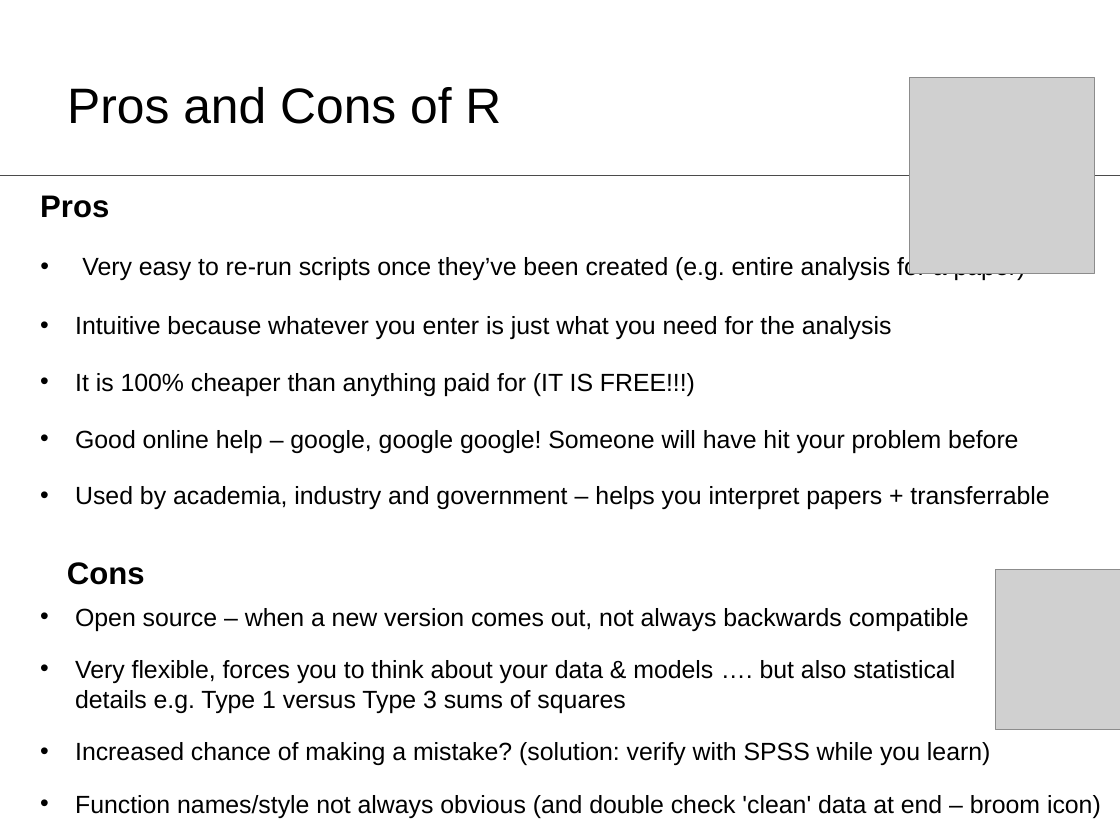
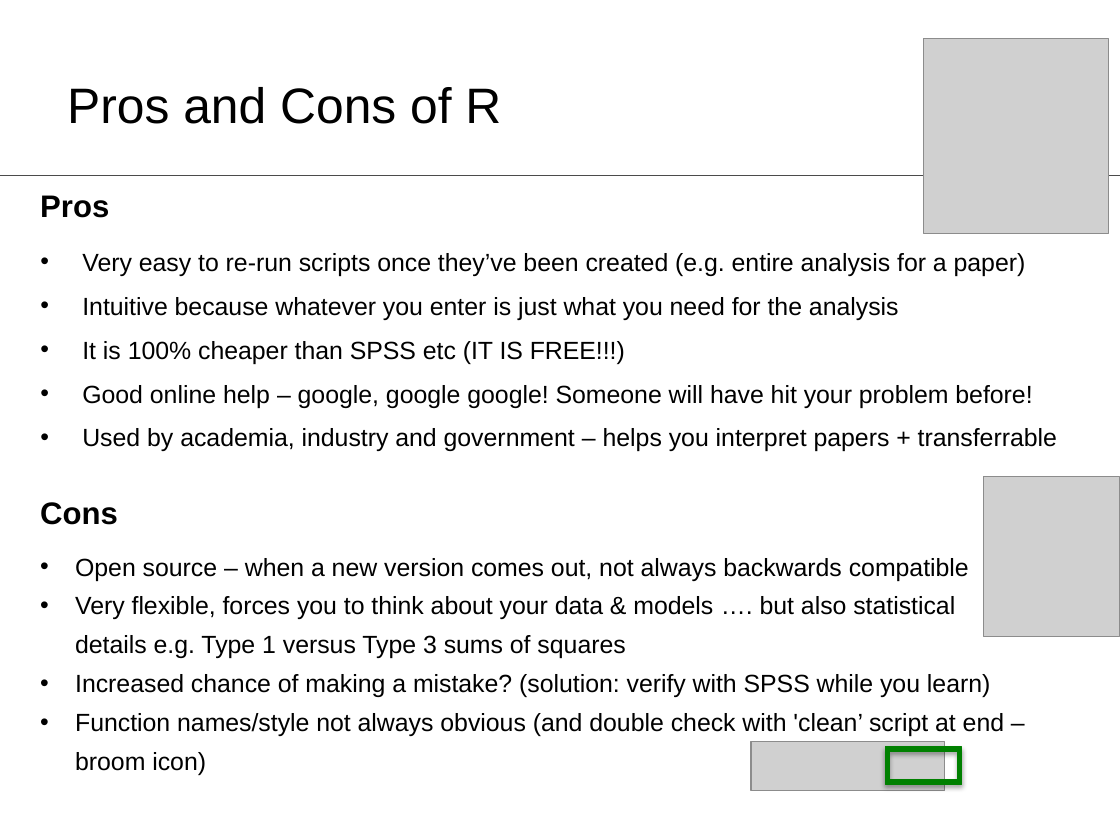
Before and after one commit to ClareSutherland/BasicR, a slide deck: slide 26 of R_workshop1_slides.pptx (slide 22 before the commit). Drawn at 1120x840 pixels with LibreOffice and Linux fonts; fonts in the diff are those of the drawing; grey boxes stand for pictures. Boxes give left, top, right and bottom in pixels: in the first picture for what was removed or moved away, otherwise in the second. Text is boxed around its words. In the diff, an @@ line names an element or a change of style, - is before the commit and + after.

```diff
--- a/R_workshop1_slides.pptx
+++ b/R_workshop1_slides.pptx
@@ picture: place and size @@
-picture at (909, 77, 1094, 273)
+picture at (924, 38, 1109, 234)
@@ text at (82, 253, 1026, 276): line spacing 1 to 25pt @@
@@ text at (82, 297, 1057, 451): paragraphs added @@
+• Intuitive because whatever you enter is just what you need for the analysis
+• It is 100% cheaper than SPSS etc (IT IS FREE!!!)
+• Good online help – google, google google! Someone will have hit your problem before!
+• Used by academia, industry and government – helps you interpret papers + transferrable
@@ text removed at (75, 316, 892, 339) @@
-• Intuitive because whatever you enter is just what you need for the analysis
@@ text removed at (75, 373, 695, 396) @@
-• It is 100% cheaper than anything paid for (IT IS FREE!!!)
@@ text removed at (75, 430, 1018, 453) @@
-• Good online help – google, google google! Someone will have hit your problem before
@@ picture: place and size @@
-picture at (996, 570, 1120, 730)
+picture at (983, 477, 1120, 637)
@@ text "Cons": place and size @@
-text "Cons" at (67, 562, 145, 585)
+text "Cons" at (40, 502, 118, 525)
@@ text removed at (75, 486, 1049, 509) @@
-• Used by academia, industry and government – helps you interpret papers + transferrable
@@ text "Open source – when a ...": place and size @@
-text "Open source – when a ..." at (75, 608, 969, 631)
+text "Open source – when a ..." at (75, 558, 1004, 775)
@@ text at (75, 558, 969, 581): line spacing 1 to 25pt @@
@@ text at (75, 596, 1004, 775): paragraphs added @@
+• Very flexible, forces you to think about your data & models …. but also statistical details e.g. Type 1 versus Type 3 sums of squares
+• Increased chance of making a mistake? (solution: verify with SPSS while you learn)
+• Function names/style not always obvious (and double check with 'clean’ script at end – broom icon)
@@ text removed at (75, 660, 955, 713) @@
-• Very flexible, forces you to think about your data & models …. but also statistical details e.g. Type 1 versus Type 3 sums of squares
@@ text removed at (75, 742, 990, 765) @@
-• Increased chance of making a mistake? (solution: verify with SPSS while you learn)
@@ picture added at (752, 741, 945, 791) @@
@@ frame added at (885, 747, 961, 785), fill #008000, outline #008000 0.75 pt @@
@@ text removed at (75, 795, 1101, 818) @@
-• Function names/style not always obvious (and double check 'clean' data at end – broom icon)
```
Also in this commit, not shown: 10 other slides changed, 4 slides added.
